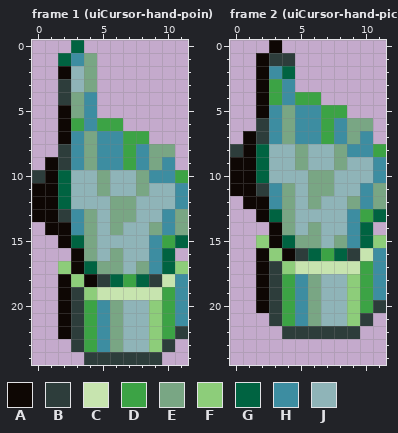
Pixel-art file, stored at assets/atlas/cursor-hand.aseprite. Above, as it was before the edit.
12x25 pixels, 2 frames. Shown: frame 1 (uiCursor-hand-poin), frame 2 (uiCursor-hand-pick).
Palette (. is transparent): A #0e0704  B #2d3d3b  C #c7e4af  D #3ca345  E #79a684  F #8dcd7a  G #006341  H #3d8da1  J #8fb4b8
Pixels before, frame 1 (uiCursor-hand-poin), first column x 0:
 0 ...G........
 1 ..GHE.......
 2 ..AJE.......
 3 ..BJE.......
 4 ..BEH.......
 5 ..AEH.......
 6 ..ADHDD.....
 7 ..AHEHHDD...
 8 ..BHEHHDHEE.
 9 .ABHEHHDHEH.
10 BAGJJEJJEHHD
11 AAGJJEJJEJJH
12 AAGJJJEEJJJH
13 AABHEJEEJJHE
14 .AAHEJEJJEHE
15 ..AGEJJJJHDG
16 ...AEJEJJHG.
17 ..FAGEEJEHGF
18 ..AFABGDGBCH
19 ..ABFCCCCCDH
20 ..ABDHEJJFDH
21 ..ABDHEJJFDH
22 ..ABDHEJJFDB
23 ...BDHEJJFB.
24 ....BBBBBB..
Pixels before, frame 2 (uiCursor-hand-pick), first column x 0:
 0 ...A........
 1 ..ABB.......
 2 ..AHG.......
 3 ..ADH.......
 4 ..ADHDD.....
 5 ..AHEHHDD...
 6 ..BHEHHDHEE.
 7 .ABHEHHDHEH.
 8 BAGJJEJJEHHD
 9 AAGJJEJJEJJH
10 AAGJJJEEJJJH
11 AABHEJEEJJHE
12 .AAHEJEJJEHE
13 ..AGEJJJJHDG
14 ...AEJEJJHG.
15 ..FAGEEJEHGF
16 ..AFABGDGBCH
17 ..ABFCCCCCDH
18 ..ABDHEJJFDH
19 ..ABDHEJJFDH
20 ..ABDHEJJFDB
21 ...BDHEJJFB.
22 ....BBBBBB..
And afterwards:
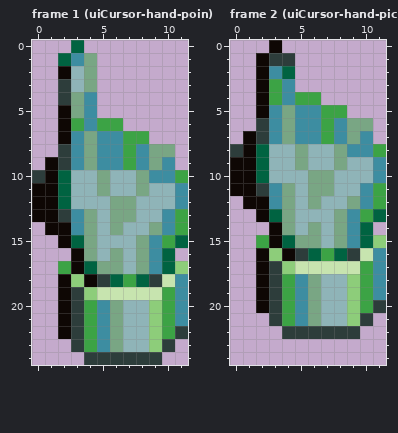
Changes in this commit:
Changed rows in their new state; - is an unchanged pixel.
Frame 1 (uiCursor-hand-poin):
first column x 2:
13 ---------D
14 ---------D
15 ------E---
16 ------E---
17 D---------
Frame 2 (uiCursor-hand-pick):
first column x 2:
11 ---------D
12 ---------D
13 ------E---
14 ------E---
15 D---------
